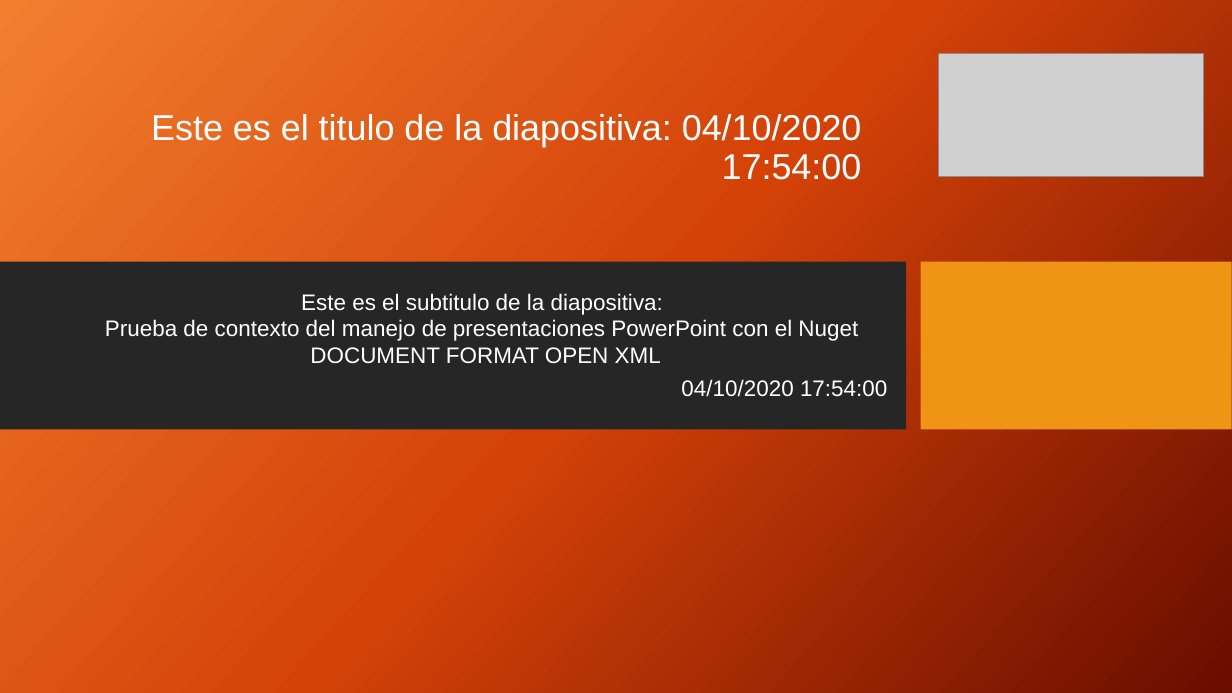
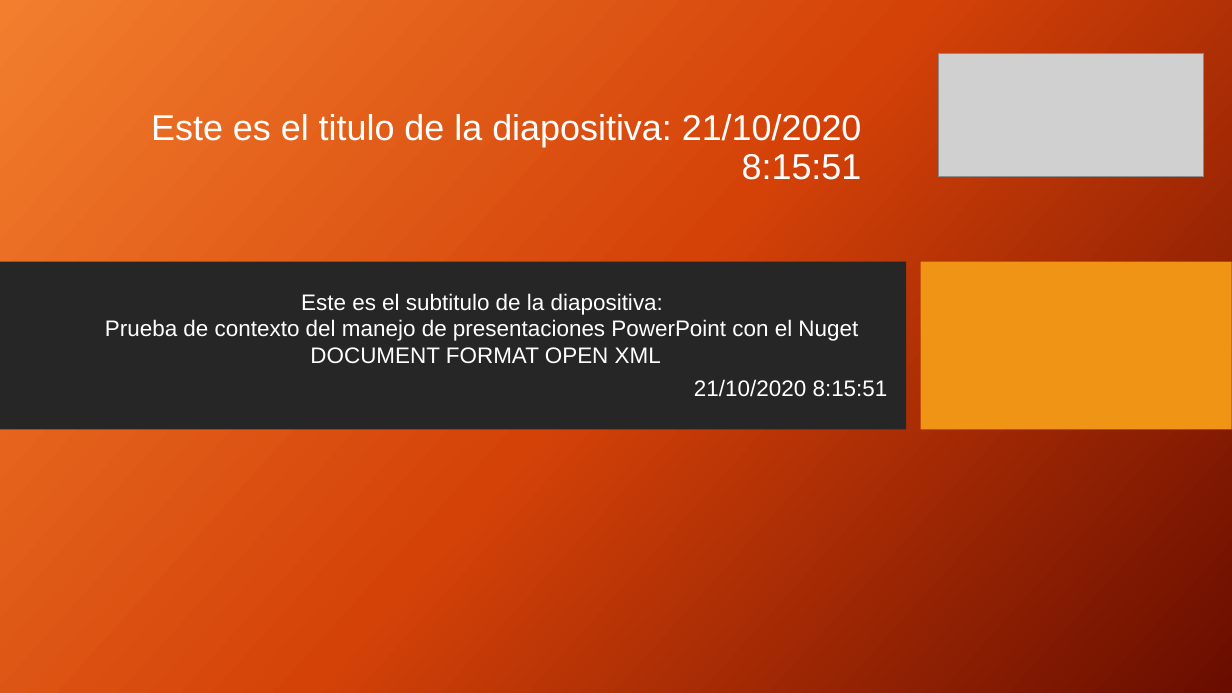
Before and after one commit to efrainmejiasc/OpenXmlDocumentFormatPPT, a slide deck: slide 2 of OpenXmlDocumentFormatPPT/OpenXmlDocumentFormatPPT/TemplatePPT/Plantilla1.ppsx. Drawn at 1232x693 pixels with LibreOffice and Linux fonts; fonts in the diff are those of the drawing; grey boxes stand for pictures; background and template pictures are left out. Boxes give left, top, right and bottom in pixels: in the first picture for what was removed or moved away, otherwise in the second. Text is boxed around its words. In the diff, an @@ line names an element or a change of style, - is before the commit and + after.

```diff
--- a/OpenXmlDocumentFormatPPT/OpenXmlDocumentFormatPPT/TemplatePPT/Plantilla1.ppsx
+++ b/OpenXmlDocumentFormatPPT/OpenXmlDocumentFormatPPT/TemplatePPT/Plantilla1.ppsx
@@ title at <box>151,114,862,180</box>: text changed @@
-Este es el titulo de la diapositiva: 04/10/2020 17:54:00
+Este es el titulo de la diapositiva: 21/10/2020 8:15:51
@@ subtitle at <box>105,293,888,397</box>: text changed @@
-Este es el subtitulo de la diapositiva:
-Prueba de contexto del manejo de presentaciones PowerPoint con el Nuget
-DOCUMENT FORMAT OPEN XML
-04/10/2020 17:54:00
+Este es el subtitulo de la diapositiva:
+Prueba de contexto del manejo de presentaciones PowerPoint con el Nuget
+DOCUMENT FORMAT OPEN XML
+21/10/2020 8:15:51
```
Also in this commit, not shown: 2 other files.
